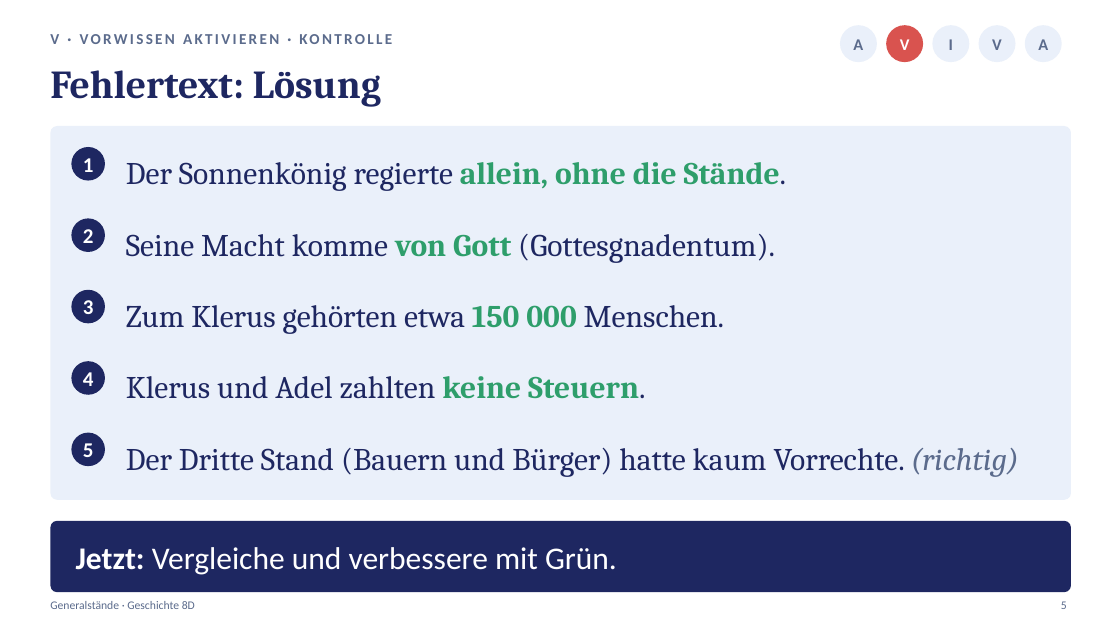
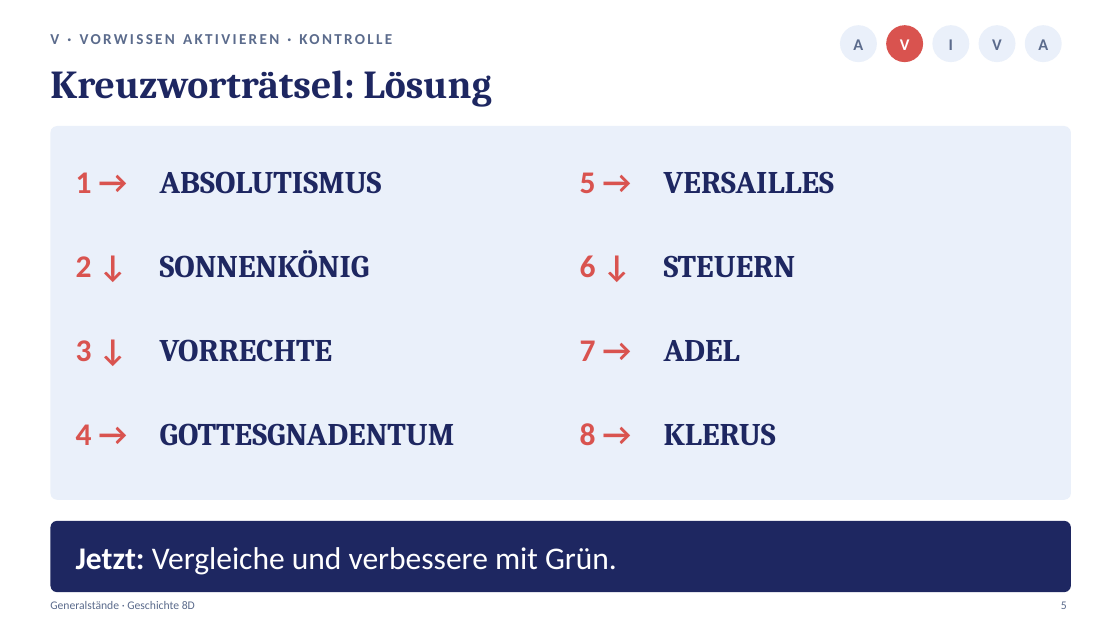
Before and after one commit to golzkonstantin-gif/Schule, a slide deck: slide 5 of Geschichte_8D/Generalstaende/Praesentation_Generalstaende_8D.pptx. Drawn at 1120x630 pixels with LibreOffice and Linux fonts; fonts in the diff are those of the drawing. Boxes give left, top, right and bottom in pixels: in the first picture for what was removed or moved away, otherwise in the second. Text is boxed around its words. In the diff, an @@ line names an element or a change of style, - is before the commit and + after.

```diff
--- a/Geschichte_8D/Generalstaende/Praesentation_Generalstaende_8D.pptx
+++ b/Geschichte_8D/Generalstaende/Praesentation_Generalstaende_8D.pptx
@@ text at [50,70,491,107]: text changed @@
-Fehlertext: Lösung
+Kreuzworträtsel: Lösung
@@ ellipse removed at [71,147,105,181] @@
@@ text at [76,172,92,193]: text changed; size 18 to 27 pt; text colour #FFFFFF to #D9534F @@
-1
+1 →
@@ text removed at [126,162,787,191] @@
-Der Sonnenkönig regierte allein, ohne die Stände.
@@ text added at [160,171,382,194], 27 pt, text #1E2761, bold @@
+ABSOLUTISMUS
@@ text at [580,172,596,193]: text changed; size 18 to 27 pt; text colour #FFFFFF to #D9534F @@
-5
+5 →
@@ text added at [664,171,835,193], 27 pt, text #1E2761, bold @@
+VERSAILLES
@@ ellipse removed at [71,218,105,252] @@
@@ text removed at [126,234,775,263] @@
-Seine Macht komme von Gott (Gottesgnadentum).
@@ text at [76,256,92,277]: text changed; size 18 to 27 pt; text colour #FFFFFF to #D9534F @@
-2
+2 ↓
@@ text added at [160,250,370,278], 27 pt, text #1E2761, bold @@
+SONNENKÖNIG
@@ text added at [580,255,596,277], 27 pt, text #D9534F, bold @@
+6 ↓
@@ text at [664,255,796,278]: text changed; bold on @@
-Klerus und Adel zahlten keine Steuern.
+STEUERN
@@ ellipse removed at [71,290,105,323] @@
@@ text removed at [126,305,724,334] @@
-Zum Klerus gehörten etwa 150 000 Menschen.
@@ text at [76,340,92,361]: text changed; size 18 to 27 pt; text colour #FFFFFF to #D9534F @@
-3
+3 ↓
@@ text added at [160,339,333,362], 27 pt, text #1E2761, bold @@
+VORRECHTE
@@ text added at [580,340,596,361], 27 pt, text #D9534F, bold @@
+7 →
@@ text added at [664,340,740,361], 27 pt, text #1E2761, bold @@
+ADEL
@@ ellipse removed at [71,361,105,395] @@
@@ ellipse removed at [71,433,105,466] @@
@@ text at [76,424,92,445]: text changed; size 18 to 27 pt; text colour #FFFFFF to #D9534F @@
-4
+4 →
@@ text removed at [126,448,1019,477] @@
-Der Dritte Stand (Bauern und Bürger) hatte kaum Vorrechte. (richtig)
@@ text added at [160,423,455,446], 27 pt, text #1E2761, bold @@
+GOTTESGNADENTUM
@@ text added at [580,423,596,445], 27 pt, text #D9534F, bold @@
+8 →
@@ text added at [664,423,776,445], 27 pt, text #1E2761, bold @@
+KLERUS
```
Also in this commit, not shown: 1 other slide changed, 19 other files.
